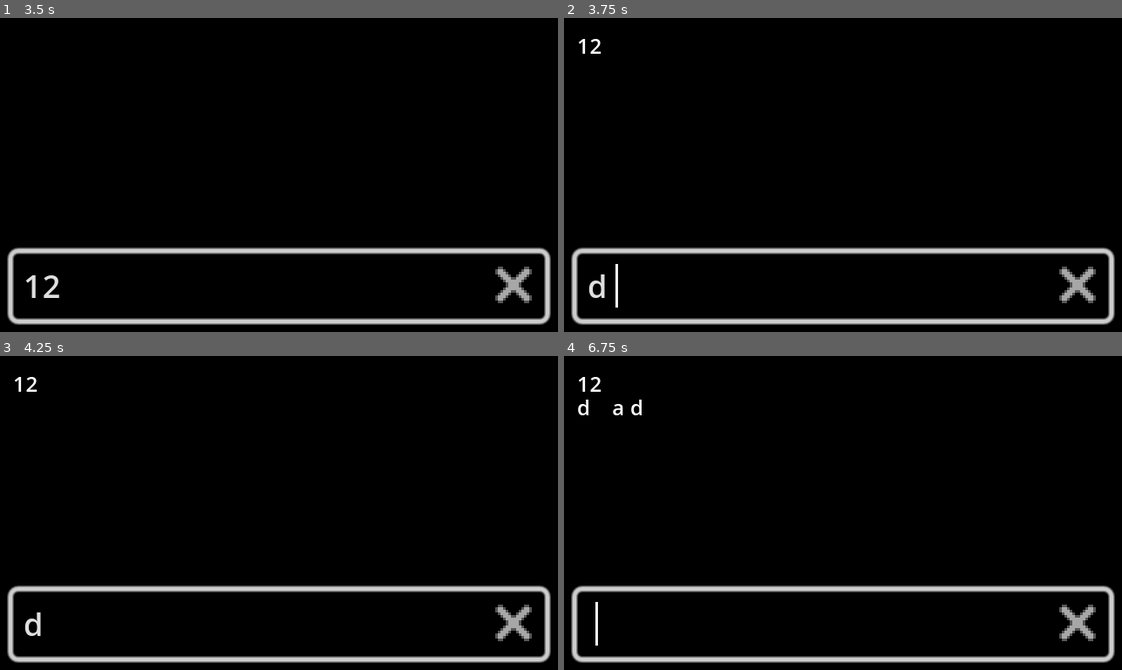
Above: before the commit, frames 1-4 (two rows, left to right).
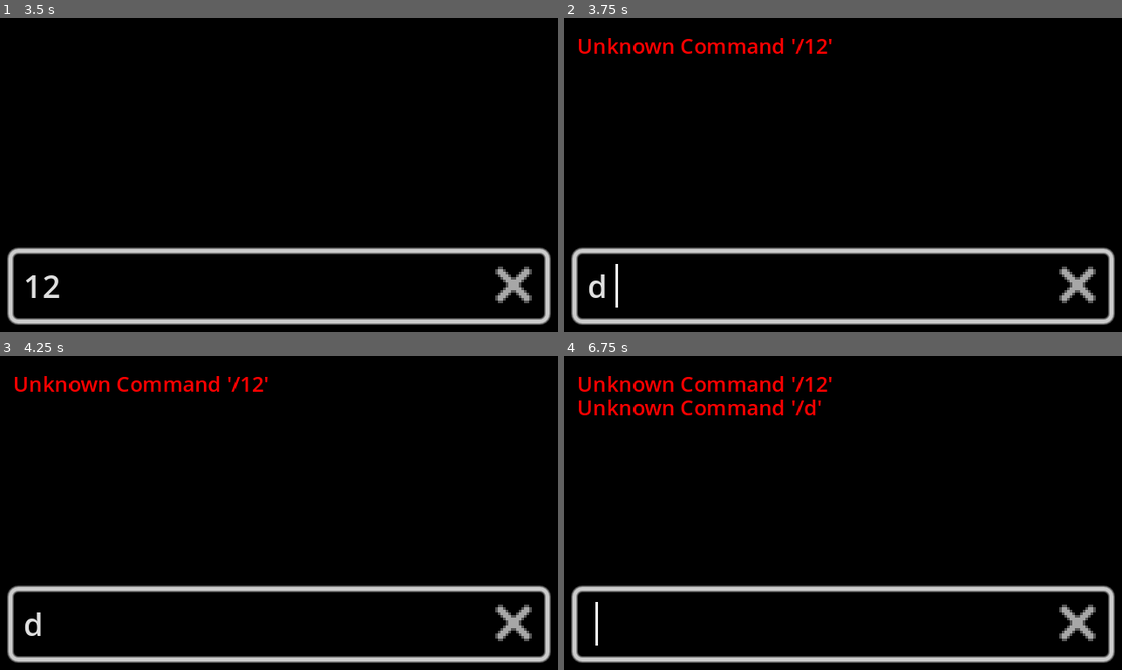
Above: after the commit, the same moments.

Repository: RemRemEgg/untitledgame3
Game: Godot game, scene res://scenes/ui/main_menu.tscn
Two runs of this game, one before a commit and one after it. Both use one fixed random seed, a clock stepped at 60 frames per second and the inputs below.
Inputs (mouse positions are in pixels of both pictures, inside the frame that each line leads up to):
- Up to frame 1 (3.5 s): click (279, 284) at 0.52 s; type "12" at 0.6 s; click "New Game" at 1.25 s; click "New Game" at 2 s; click "Settings" at 2.75 s
- Up to frame 2 (3.75 s): tap Enter at 3.5 s; move the mouse to (965, 159) at 3.52 s; hold D (right) from 3.53 s (still down); hold Space (jump) from 3.53 s (still down); click (965, 159) at 3.67 s
- Up to frame 3 (4.25 s): keep holding D (right); keep holding Space (jump)
- Up to frame 4 (6.75 s): move the mouse to (731, 528) at 4.27 s; release Space (jump) at 4.28 s; tap Keypad 1 (DBG_DCH) at 4.35, 6.6 s; tap Space (jump) at 4.52, 4.55, 4.82, 5.85, 6.02, 6.32 s; move the mouse to (898, 443) at 5.02 s; release D (right) at 5.03 s; hold A (left) 5.03-5.78 s; hold Space (jump) 5.03-5.78 s; tap Shift (dash) at 5.1 s; move the mouse to (815, 575) at 5.77 s; hold D (right) from 5.78 s (still down); click (815, 575) at 5.92 s; tap Enter at 6.5 s; move the mouse to (1010, 560) at 6.52 s; hold Space (jump) from 6.53 s (still down)

Frame 1 is identical in both runs. In frame 2, 0.9% of the frame differs, in the area x 2-48%, y 6-12%; in frame 3, 0.9%; in frame 4, 1.9%, in the area x 2-48%, y 6-19%.
Error before the commit: Invalid call. Nonexistent function 'new' in base 'GDScript'. (res://scripts/ProcAI.gd:285)

Commit message:
setup for different move types

Diff:
--- a/scenes/ui/console.tscn
+++ b/scenes/ui/console.tscn
@@ -45,7 +45,6 @@
 theme_override_font_sizes/font_size = 12
 text = "CONSOLE"
 placeholder_text = "CONSOLE"
-context_menu_enabled = false
 clear_button_enabled = true
 flat = true
 caret_blink = true
--- a/scripts/CustomPhysicsObject.gd
+++ b/scripts/CustomPhysicsObject.gd
@@ -4,18 +4,21 @@
 var idelta: float = 0.0
 var iof: bool = false
 var friction: float = 0.14
-var air_friction: float = 0.25
+var air_friction: float = 0.035
 var speed: float = 128.0
 var acceleration: float = 24
 var gravity: Vector2 = Vector2(0.0, 15.0)
 
 func apply_gravity(mult: float) -> void: velocity += gravity * idelta * mult
 func xccelerate(direction: float) -> void: velocity = velocity.move_toward(Vector2(direction * speed * idelta, velocity.y), acceleration)
-func apply_friction() -> void: velocity = velocity.move_toward(Vector2(0.0, velocity.y), friction * (1.0 if iof else air_friction) * speed * (1 + idelta))
+func yccelerate(direction: float) -> void: velocity = velocity.move_toward(Vector2(velocity.x, direction * speed * idelta), acceleration)
+func xyccelerate(dx: float, dy: float) -> void: velocity = velocity.move_toward(Vector2(dx * speed * idelta, dy * speed * idelta), acceleration)
+func apply_friction() -> void: velocity = velocity.move_toward(Vector2(0.0, velocity.y), (friction if iof else air_friction) * speed * (1 + idelta))
 
 var friendly: bool = true
 var hostile: bool = true
+var terrain: bool = true
 
 func update_collision_layers() -> void:
-	collision_layer = (Global.COLLISION.FRIENDLY_ENT if friendly else 0) | (Global.COLLISION.HOSTILE_ENT if hostile else 0)
-	collision_mask = Global.COLLISION.WORLD
+	collision_layer = (Global.COLLISION.FRIENDLY_ENT if friendly else 0x0) | (Global.COLLISION.HOSTILE_ENT if hostile else 0x0)
+	collision_mask = Global.COLLISION.WORLD if terrain else 0x0
--- a/scripts/ProcAI.gd
+++ b/scripts/ProcAI.gd
@@ -10,7 +10,7 @@
 
 class MOVE_TYPE: enum {LAND, AIR, GROUND, ALL, STATIC}
 const move_names := ["land", "air", "ground", "all", "static"]
-var move_type: int = MOVE_TYPE.LAND
+var move_type: int = MOVE_TYPE.ALL
 
 func process(entity_: Entity) -> void:
 	entity = entity_
@@ -25,16 +25,6 @@
 	if mas: entity.move_and_slide()
 
 func update_target() -> void: entity.target = entity.get_tree().root.get_node("world/player") as Entity
-
-static func from_string(data: String) -> ProcAI:
-	var ai: ProcAI = ProcAI.new()
-	var rootfw := AIFramework.generate_new()
-
-	AIFramework.AI = ai
-	AIAction.AI = ai
-	rootfw.finalize()
-	ai.processor = rootfw
-	return ai
 
 static func generate_new() -> ProcAI:
 	var ai: ProcAI = ProcAI.new()
@@ -67,6 +57,10 @@
 	ent.locks.resize(l_size)
 	ent.locks.fill(0)
 	ent.mem = init_mem.duplicate()
+
+	ent.collision_layer = Global.COLLISION.HOSTILE_ENT
+	match move_type:
+		MOVE_TYPE.AIR, MOVE_TYPE.GROUND, MOVE_TYPE.ALL: ent.terrain = false
 
 func _to_string() -> String:
 	var sb := "[color=#aea]ProcAI<%s> iM: %s[/color]" % [move_names[move_type], init_mem]
@@ -150,7 +144,7 @@
 		return fw
 
 #regionFrameworkTypeMethods###################################################################################################################################################################
-# # # # # # # # # # # # # # # # # # # # # # # # # # # # # # # # # # # # # # # # # # # # # # # # # # # # # # # # # # # # # # # # # # # # # # # # # # # # # # # # # # # # # # # # # # # # # # #
+#  #  #  #  #  #  #  #  #  #  #  #  #  #  #  #  #  #  #  #  #  #  #  #  #  #  #  #  #  #  #  #  #  #  #  #  #  #  #  #  #  #  #  #  #  #  #  #  #  #  #  #  #  #  #  #  #  #  #  #  #  #  #  #
 	func deadweight() -> void: AIAction.DEADWEIGHT_ACTION.process.call()
 
 	func distance_2() -> void:
@@ -166,7 +160,7 @@
 	func random() -> void:
 		if forced_lock_dir(): return
 		call_with_lock(randi() % actions.size())
-# # # # # # # # # # # # # # # # # # # # # # # # # # # # # # # # # # # # # # # # # # # # # # # # # # # # # # # # # # # # # # # # # # # # # # # # # # # # # # # # # # # # # # # # # # # # # # #
+#  #  #  #  #  #  #  #  #  #  #  #  #  #  #  #  #  #  #  #  #  #  #  #  #  #  #  #  #  #  #  #  #  #  #  #  #  #  #  #  #  #  #  #  #  #  #  #  #  #  #  #  #  #  #  #  #  #  #  #  #  #  #  #
 #endregion####################################################################################################################################################################################
 
 	func _to_string() -> String:
@@ -182,6 +176,7 @@
 	var m_index: int = -1
 	var init_mem: Array[float] = []
 	var attack: Attack
+	var mover: Callable = movement_branch
 
 	func set_type(type_: int) -> AIAction:
 		type = type_
@@ -213,60 +208,69 @@
 		ac.type = randi_range(0, ALIGN_AND_POUNCE)
 		return ac
 
-	func basic_path_towards(x_dir: float, y_target: float):
+	func movement_branch(x_dir: float, y_dir: int) -> void:
+		match AI.move_type:
+			MOVE_TYPE.LAND: mover = land_mover
+			MOVE_TYPE.ALL: mover = all_mover
+			_: return
+		mover.call(x_dir, y_dir)
+
+	func land_mover(x_dir: float, y_dir: float) -> void:
 		AI.mas = true
-		if AI.entity.iof && AI.entity.lock_timer > 0.0 && AI.entity.velocity.x == 0: AI.entity.jump(x_dir)
-		if !AI.entity.iof && AI.entity.mem[m_index] == 1 && y_target <= AI.entity.global_position.y + 8 && AI.entity.velocity.y > 0: AI.entity.jump(x_dir)
+		#if AI.entity.iof && AI.entity.lock_timer > 0.0 && AI.entity.velocity.x == 0: AI.entity.jump(x_dir)
+		#if !AI.entity.iof && AI.entity.mem[m_index] == 1 && y_target <= AI.entity.global_position.y + 8 && AI.entity.velocity.y > 0: AI.entity.jump(x_dir)
 		AI.entity.xccelerate(x_dir)
 		AI.entity.apply_gravity(1.0)
+		AI.entity.apply_friction()
 		AI.entity.mem[m_index] = 1 if AI.entity.iof else 0
 
+	func all_mover(x_dir: float, y_dir: float) -> void:
+		AI.mas = true
+		AI.entity.xyccelerate(x_dir, y_dir)
+
 #regionActionTypeMethods######################################################################################################################################################################
-# # # # # # # # # # # # # # # # # # # # # # # # # # # # # # # # # # # # # # # # # # # # # # # # # # # # # # # # # # # # # # # # # # # # # # # # # # # # # # # # # # # # # # # # # # # # # # #
+#  #  #  #  #  #  #  #  #  #  #  #  #  #  #  #  #  #  #  #  #  #  #  #  #  #  #  #  #  #  #  #  #  #  #  #  #  #  #  #  #  #  #  #  #  #  #  #  #  #  #  #  #  #  #  #  #  #  #  #  #  #  #  #
 	func deadweight() -> void:
 		AI.mas = true
-		AI.entity.apply_friction()
-		AI.entity.apply_gravity(1.0)
+		mover.call(0, 0)
 
 	func approach_and_melee() -> void:
 		if AI.entity.is_attack_locked:
-			AI.entity.apply_gravity(1.0)
-			AI.entity.apply_friction()
+			mover.call(0, 0)
 		elif AI.target_distance > 20**2:
-			basic_path_towards(sign(AI.target_vector.x), AI.entity.target.global_position.y)
+			mover.call(sign(AI.target_vector.x), sign(AI.target_vector.y))
 			if AI.entity.lock_timer <= 0.0: AI.entity.lock_timer = 180
 		else:
+			mover.call(0, 0)
 			AI.entity.lock_timer = 40.0
 			AI.entity.is_attack_locked = true
 			attack.fire(AI, AI.target_vector)
 
 	func align_and_range() -> void:
-		if AI.entity.is_attack_locked:
-			AI.entity.apply_gravity(1.0)
-			AI.entity.apply_friction()
+		if AI.entity.is_attack_locked: mover.call(0, 0)
 		elif AI.target_distance < 120**2 || AI.target_distance > 180**2:
-			basic_path_towards(sign(AI.target_distance-140**2) * sign(AI.target_vector.x), AI.entity.target.global_position.y)
+			mover.call(sign(AI.target_distance-140**2) * sign(AI.target_vector.x), sign(AI.target_vector.y))
 			if AI.entity.lock_timer <= 0.0: AI.entity.lock_timer = 180
 		else:
+			mover.call(0, 0)
 			AI.entity.lock_timer = 40.0
 			AI.entity.is_attack_locked = true
 			var fdir := AI.target_vector * 1.6 + Vector2(0.0, -(sqrt(AI.target_distance) * 1.2 - 80))
 			attack.fire(AI, fdir.rotated(randf() * 0.2 - 0.1))
 
 	func align_and_pounce() -> void:
-		if AI.entity.is_attack_locked:
-			AI.entity.apply_gravity(1.0)
-			AI.entity.apply_friction()
+		if AI.entity.is_attack_locked: mover.call(0, 0)
 		elif (AI.target_distance < 130**2 || AI.target_distance > 140**2) || !AI.entity.iof:
-			basic_path_towards(sign(AI.target_distance-135**2) * sign(AI.target_vector.x), AI.entity.target.global_position.y)
+			mover.call(sign(AI.target_distance-135**2) * sign(AI.target_vector.x), sign(AI.target_vector.y))
 			if AI.entity.lock_timer <= 0.0: AI.entity.lock_timer = 180
 		else:
+			mover.call(0, 0)
 			AI.entity.lock_timer = 120.0
 			AI.entity.is_attack_locked = true
 			AI.entity.velocity = ((AI.entity.target.get_feet_pos() - AI.entity.get_feet_pos()).normalized() -
 				Vector2(0, 0.3)).normalized() * 0.03 * AI.entity.speed * sqrt(AI.target_distance)
 			attack.fire(AI, AI.target_vector)
-# # # # # # # # # # # # # # # # # # # # # # # # # # # # # # # # # # # # # # # # # # # # # # # # # # # # # # # # # # # # # # # # # # # # # # # # # # # # # # # # # # # # # # # # # # # # # # #
+#  #  #  #  #  #  #  #  #  #  #  #  #  #  #  #  #  #  #  #  #  #  #  #  #  #  #  #  #  #  #  #  #  #  #  #  #  #  #  #  #  #  #  #  #  #  #  #  #  #  #  #  #  #  #  #  #  #  #  #  #  #  #  #
 #endregion####################################################################################################################################################################################
 
 	func _to_string() -> String:
--- a/scripts/console.gd
+++ b/scripts/console.gd
@@ -12,12 +12,12 @@
 		if event.is_action("dbg_console"): call_deferred("toggle")
 		if event.keycode == KEY_UP:
 			h_index = clamp(h_index +1, -1, history.size() -1)
-			if h_index != -1: input.text = history[h_index]
-			else: input.text = ""
+			input.text = ""
+			if h_index != -1: input.insert_text_at_caret(history[h_index])
 		if event.keycode == KEY_DOWN:
 			h_index = clamp(h_index -1, -1, history.size() -1)
-			if h_index != -1: input.text = history[h_index]
-			else: input.text = ""
+			input.text = ""
+			if h_index != -1: input.insert_text_at_caret(history[h_index])
 
 func toggle() -> void:
 	active = !active
@@ -50,18 +50,9 @@
 func parse_command(text: String) -> void:
 	var args: Array[String] = split_in_same_level(text, " ")
 
-	if !args[0].begins_with("/"):
-		self.print(text)
-		return
-	args[0] = args[0].substr(1)
-
 	match args[0]:
 		"clear": clear()
-		"tree":
-			Entity.TEMP_CONST_PROCAI = ProcAI.generate_new()
-			self.print(Entity.TEMP_CONST_PROCAI.to_string())
-		"error": self.print_err("error")
-		"sisl": self.print(":".join(args))
+		"say": self.print(" ".join(args.slice(1)))
 		"ai":
 			if args.size() < 2: return print_err("Not enough arguments for command")
 			match args[1]:
@@ -69,9 +60,11 @@
 				"rand":
 					Entity.TEMP_CONST_PROCAI = ProcAI.generate_new()
 					self.print(Entity.TEMP_CONST_PROCAI.to_string())
-				"build":
+				"seed":
 					if args.size() < 3: return print_err("Not enough arguments for command")
-					Entity.TEMP_CONST_PROCAI = ProcAI.from_string(args[3])
+					seed(args[2].hash())
+					Entity.TEMP_CONST_PROCAI = ProcAI.generate_new()
+					self.print(Entity.TEMP_CONST_PROCAI.to_string())
 				_: print_err("Unknown Command '/%s'" % args[0])
 		_: print_err("Unknown Command '/%s'" % args[0])
 
--- a/scripts/player.gd
+++ b/scripts/player.gd
@@ -45,7 +45,7 @@
 	else: apply_friction()
 	apply_gravity(1.0 + (0.3 if velocity.y > 0 else (!Input.is_action_pressed("jump") as float)))
 
-	if jump_mem > 0.0 && cyote > 0.0:
+	if jump_mem > 0.0:# && cyote > 0.0:
 		cyote = -100.0
 		jump_mem = -100.0
 		jump(input_dir * 0.25)
